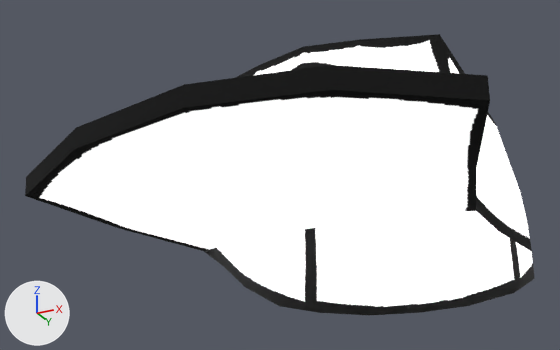
Two versions of the FBX model Assets/Models/Accessories/Cap.fbx, one commit apart.
One viewpoint serves both versions: a 50 mm lens placed at (0.303, -0.743, -0.334), pointed at (-0.057, -0.024, -0.01). Every picture has the same lights, and +X, +Y and +Z are marked at lower left. Where no turn or scale is listed for an object, it has been applied to the vertices.

In view in the first picture: 'Cap'.
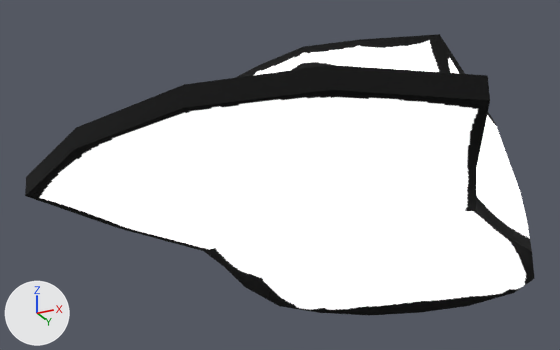
What differs and where, as boxes (x1, y1, x2, y2) in the pictures (560 x 350 px):
part 1 of me_cube_001, added: after (204, 211, 535, 316)

Edits to the bpy script that builds the scene:
```text
Change me_cube_001:
    used by ob_cap; location = (0.0, 0.0, 0.0)
    remove me_cube_001.from_pydata(...)  # 93 vertices, 168 faces; spans x -0.217..0.217, y -0.303..0.303, z -0.109..0.109
    add me_cube_001.from_pydata(...)  # 102 vertices, 200 faces; spans x -0.217..0.217, y -0.303..0.303, z -0.109..0.109
    me_cube_001 part 1
    9 vertices are added at x -0.097..0.097, y 0.027..0.23, z -0.069..-0.022
    32 new faces join them
```
